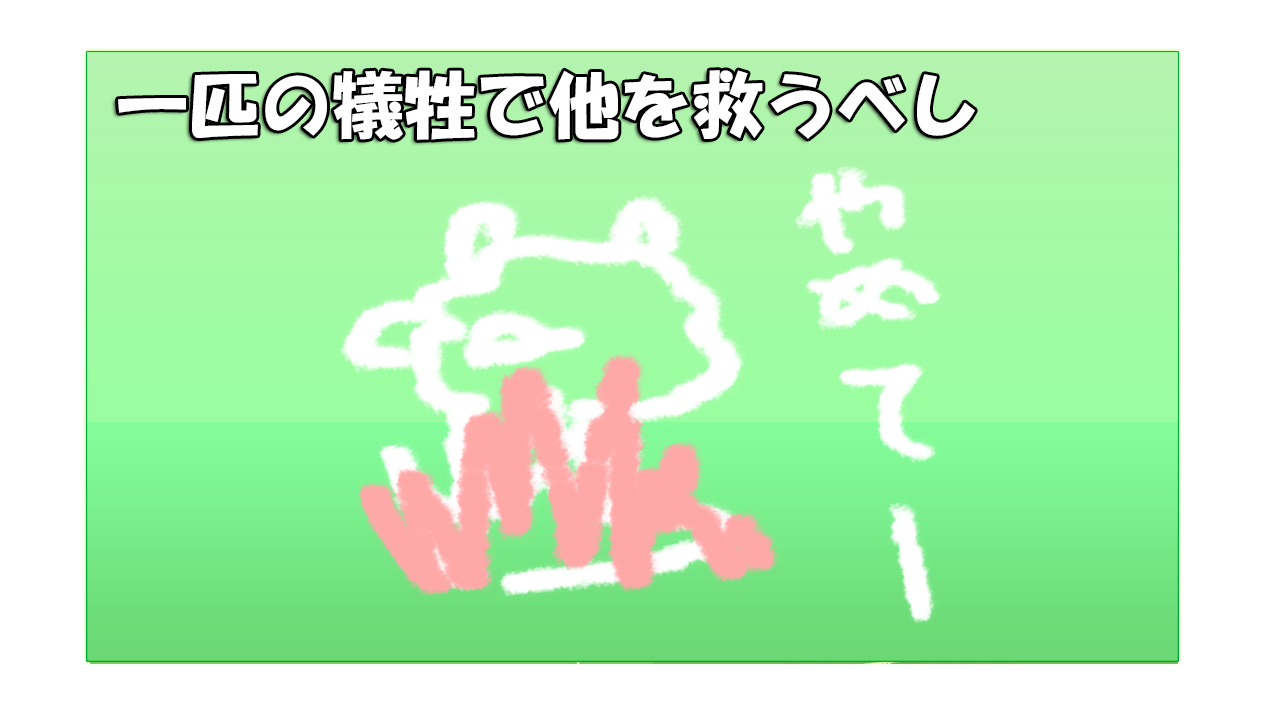
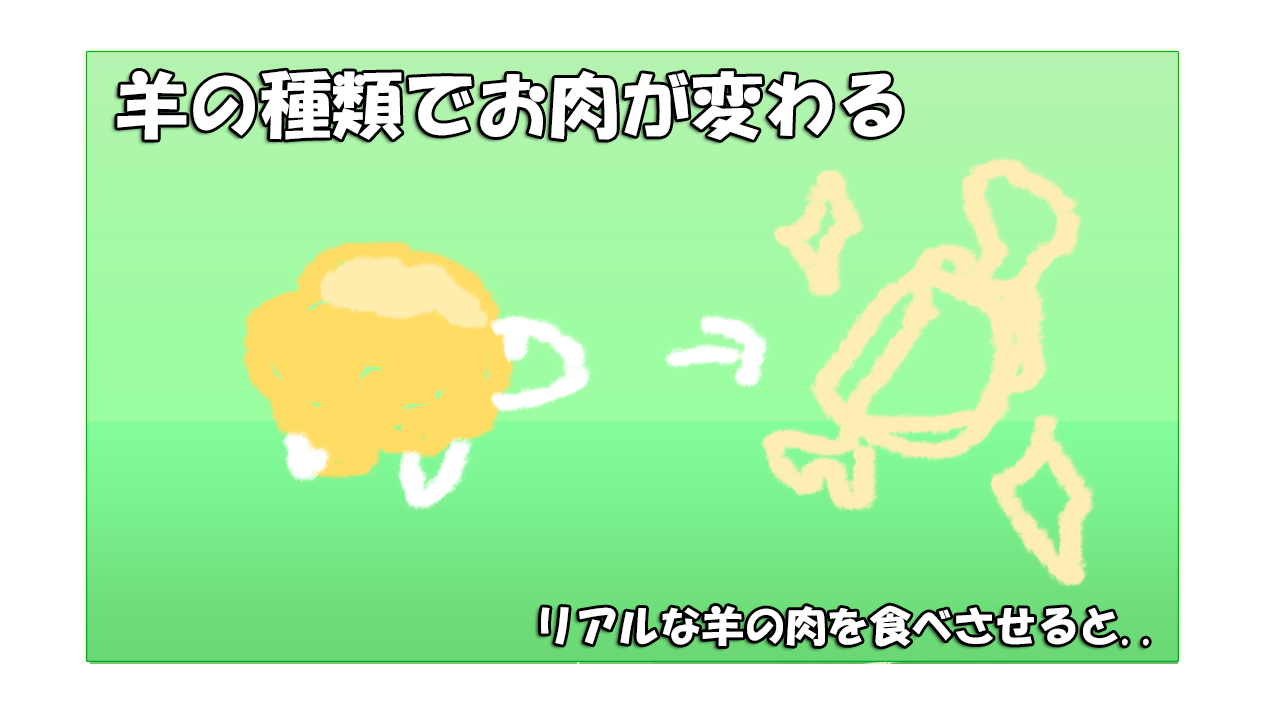
Two versions of the same layered image (w=1280, h=720). Layer-by-layer changes:
hid "レイヤー 1" over [337, 163, 944, 624]
added layer "リアルな羊の肉を食べさせると.." above "レイヤー 2" over [541, 605, 1149, 647]
added layer "レイヤー 2" above "羊の種類でお肉が変わる" over [239, 155, 1098, 589]
added layer "羊の種類でお肉が変わる" above "一匹の犠牲で他を救うべし" over [117, 70, 902, 140]
hid "一匹の犠牲で他を救うべし" over [118, 70, 975, 140]
